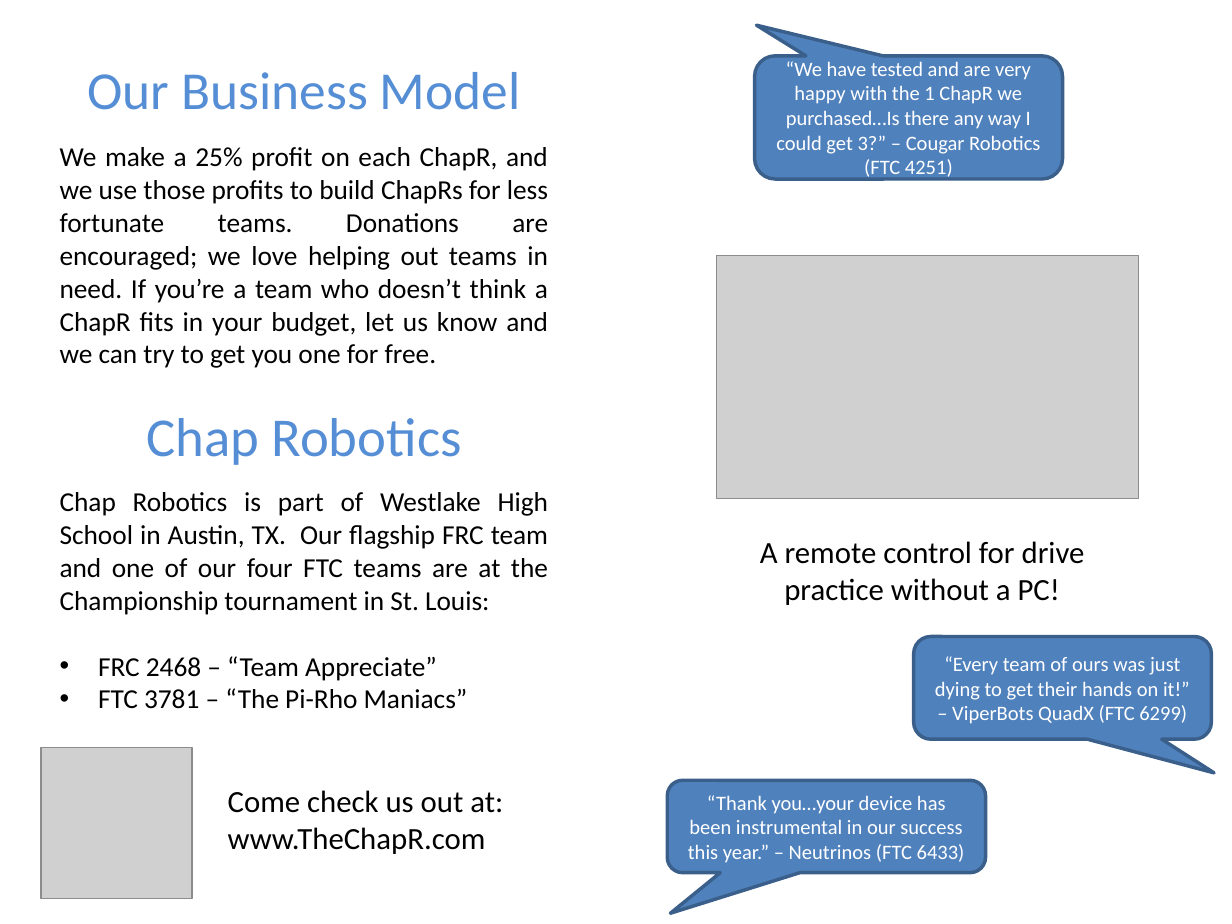
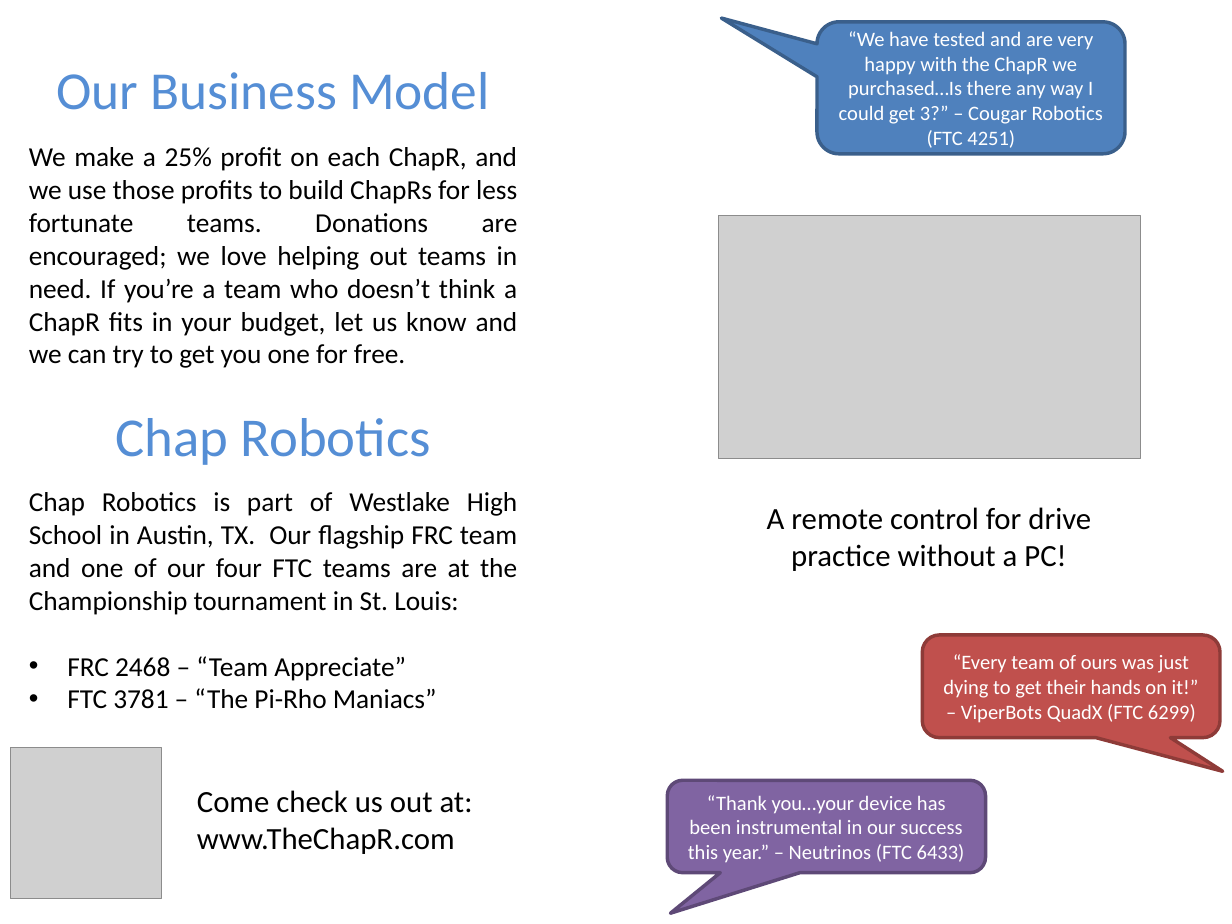
Before and after one commit to ChapResearch/ChapR, a slide deck: slide 1 of ChaprSVN/Promo/Flyer for 2nd St. Louis.pptx. Drawn at 1232x924 pixels with LibreOffice and Linux fonts; fonts in the diff are those of the drawing; grey boxes stand for pictures. Boxes give left, top, right and bottom in pixels: in the first picture for what was removed or moved away, otherwise in the second. Text is boxed around its words. In the diff, an @@ line names an element or a change of style, - is before the commit and + after.

Commit message:
Final version for printing.  Had problems with the Lexmark laser, so I had to remove the blue in the Chap Robotics box.

```diff
--- a/ChaprSVN/Promo/Flyer for 2nd St. Louis.pptx
+++ b/ChaprSVN/Promo/Flyer for 2nd St. Louis.pptx
@@ rounded speech box "“We have tested and are ..." resized from (x1=754, y1=55, x2=1062, y2=179) to (x1=817, y1=22, x2=1125, y2=154) @@
@@ rounded speech box "“We have tested and are ..." at (x1=817, y1=22, x2=1125, y2=154): proportions changed @@
@@ 4 texts, 1 picture, 1 title moved together from (x1=41, y1=72, x2=548, y2=899) to (x1=10, y1=72, x2=518, y2=899) @@
@@ text in rounded speech box at (x1=839, y1=31, x2=1103, y2=148): text changed @@
-“We have tested and are very happy with the 1 ChapR we purchased…Is there any way I could get 3?” – Cougar Robotics (FTC 4251)
+“We have tested and are very happy with the ChapR we purchased…Is there any way I could get 3?” – Cougar Robotics (FTC 4251)
@@ picture moved from (x1=717, y1=256, x2=1140, y2=499) to (x1=718, y1=216, x2=1141, y2=458) @@
@@ text "A remote control for drive ..." moved from (x1=760, y1=541, x2=1085, y2=605) to (x1=767, y1=507, x2=1091, y2=571) @@
@@ rounded speech box "“Every team of ours was ..." moved from (x1=914, y1=637, x2=1212, y2=739) to (x1=923, y1=634, x2=1221, y2=737) @@
@@ rounded speech box "“Every team of ours was ..." at (x1=923, y1=634, x2=1221, y2=737): fill #4F81BD to #C0504D; outline #3A5F8C 2 pt to #8E3B39 2 pt @@
@@ rounded speech box "“Thank you…your device has been ..." at (x1=668, y1=780, x2=986, y2=872): fill #4F81BD to #8064A2; outline #3A5F8C 2 pt to #5F4A78 2 pt @@
```
Also in this commit, not shown: 1 other slide changed, 1 slide removed.
